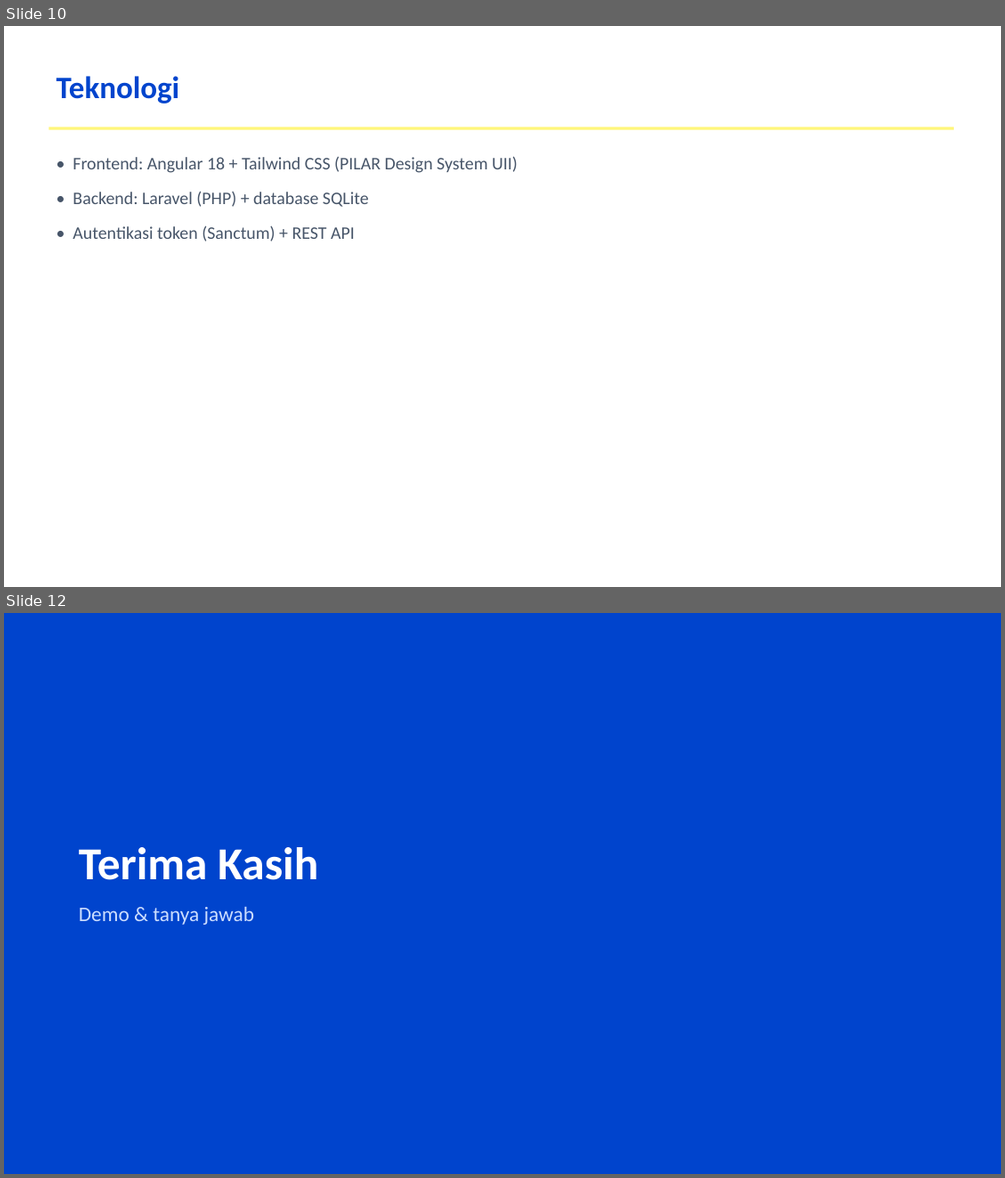
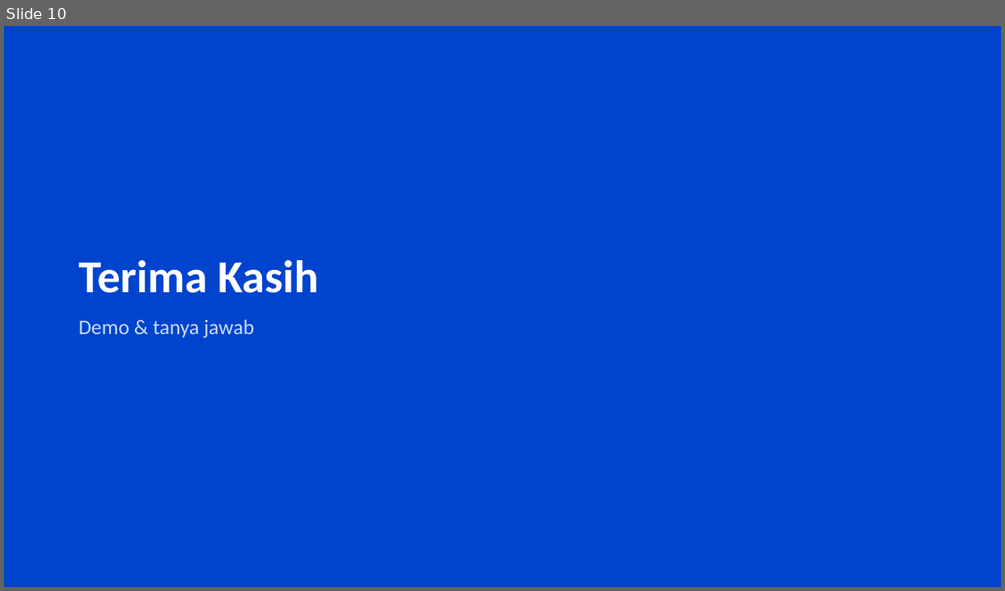
Before and after one commit to dhenta312/hackathon-appraisal, a slide deck: Presentasi-Penilaian-Kinerja.pptx. Shown one above the other, each under a label of ours: slides 10 and 12 before the commit, slide 10 after it; the slides between them are not shown. The pictures are 1005x1178 and 1005x591 pixels, drawn with LibreOffice and Linux fonts; fonts in the diff are those of the drawing. Boxes give left, top, right and bottom in pixels: in the first picture for what was removed or moved away, otherwise in the second. Text is boxed around its words. In the diff, an @@ line names an element or a change of style, - is before the commit and + after.

```diff
--- a/Presentasi-Penilaian-Kinerja.pptx
+++ b/Presentasi-Penilaian-Kinerja.pptx
@@ slide 10 removed at box(4, 26, 1001, 587), background #FFFFFF @@
@@ text removed at box(57, 76, 180, 103) @@
-Teknologi
@@ rectangle removed at box(48, 127, 954, 130) @@
@@ text removed at box(73, 156, 518, 241) @@
-• Frontend: Angular 18 + Tailwind CSS (PILAR Design System UII)
-• Backend: Laravel (PHP) + database SQLite
-• Autentikasi token (Sanctum) + REST API
@@ what was slide 12 is now slide 10 @@
```
Also in this commit, not shown: 2 slides changed, 7 slides added, 8 other slides removed, 2 other files.
